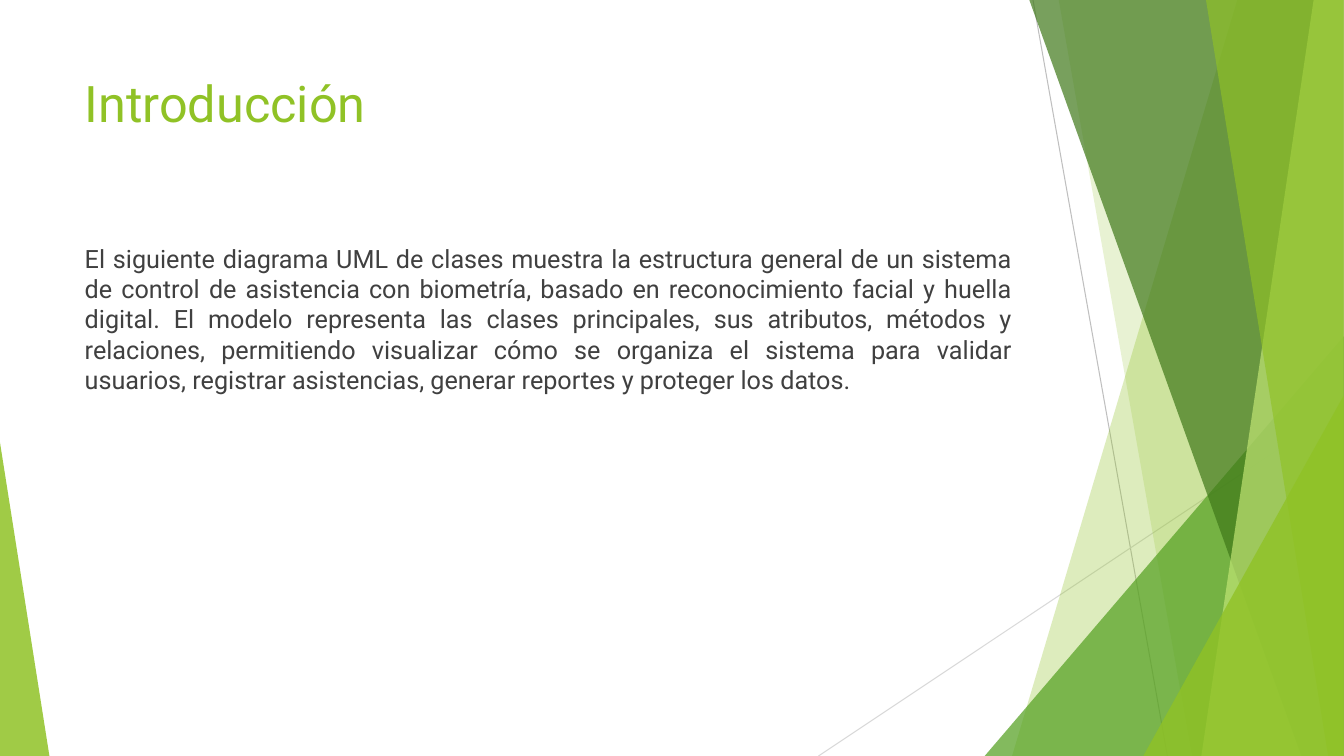
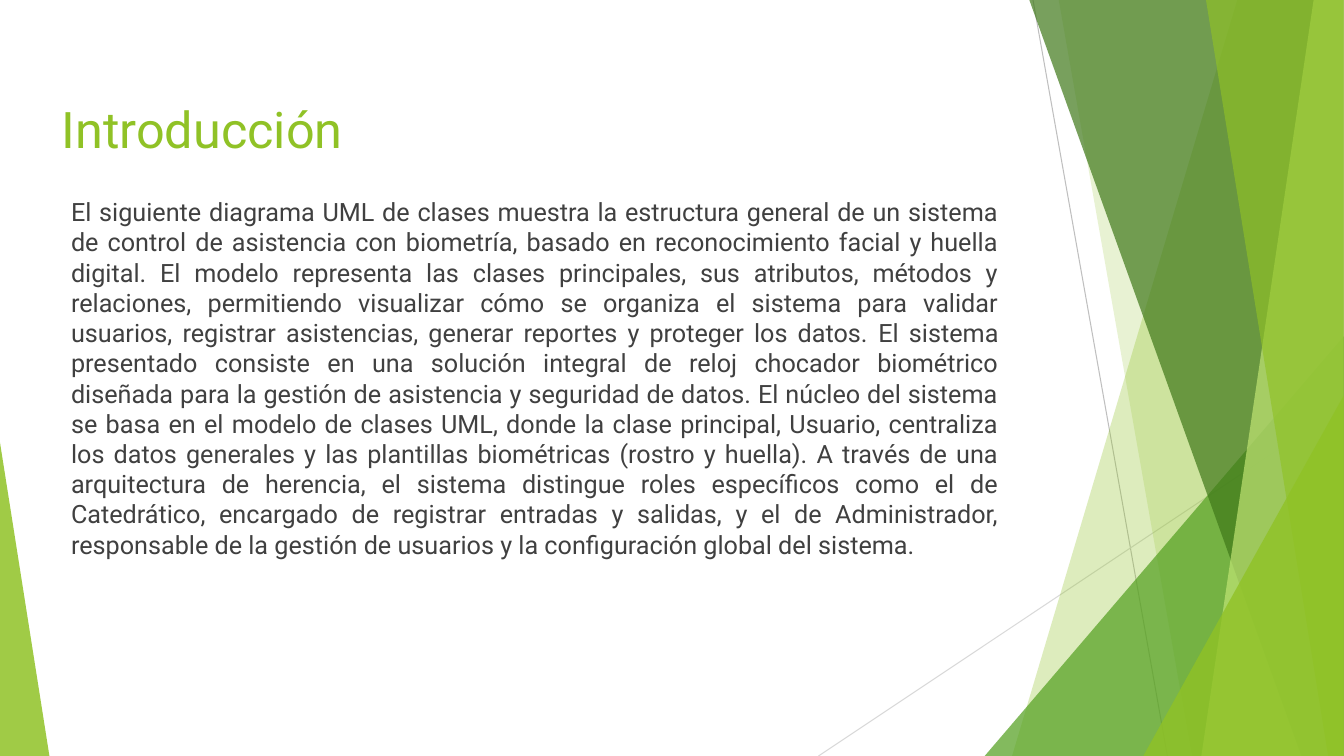
Before and after one commit to Cynthia21Morales/Ingenieria_del_Software_CynthiaJasmineMT, a slide deck: slide 2 of unidad 1/1.3 Ejercicio Diagrama Uml_Cynthia Jasmine Morales Torres.pptx. Drawn at 1344x756 pixels with LibreOffice and Linux fonts; fonts in the diff are those of the drawing. Boxes give left, top, right and bottom in pixels: in the first picture for what was removed or moved away, otherwise in the second. Text is boxed around its words. In the diff, an @@ line names an element or a change of style, - is before the commit and + after.

```diff
--- a/unidad 1/1.3 Ejercicio Diagrama Uml_Cynthia Jasmine Morales Torres.pptx
+++ b/unidad 1/1.3 Ejercicio Diagrama Uml_Cynthia Jasmine Morales Torres.pptx
@@ title "Introducción": place and size @@
-title "Introducción" at <box>85,84,366,123</box>
+title "Introducción" at <box>62,110,343,149</box>
@@ title "Introducción" at <box>62,110,343,149</box>: alignment left to centre @@
@@ text at <box>71,202,998,560</box>: text changed @@
-El siguiente diagrama UML de clases muestra la estructura general de un sistema de control de asistencia con biometría, basado en reconocimiento facial y huella digital. El modelo representa las clases principales, sus atributos, métodos y relaciones, permitiendo visualizar cómo se organiza el sistema para validar usuarios, registrar asistencias, generar reportes y proteger los datos.
+El siguiente diagrama UML de clases muestra la estructura general de un sistema de control de asistencia con biometría, basado en reconocimiento facial y huella digital. El modelo representa las clases principales, sus atributos, métodos y relaciones, permitiendo visualizar cómo se organiza el sistema para validar usuarios, registrar asistencias, generar reportes y proteger los datos. El sistema presentado consiste en una solución integral de reloj chocador biométrico diseñada para la gestión de asistencia y seguridad de datos. El núcleo del sistema se basa en el modelo de clases UML, donde la clase principal, Usuario, centraliza los datos generales y las plantillas biométricas (rostro y huella). A través de una arquitectura de herencia, el sistema distingue roles específicos como el de Catedrático, encargado de registrar entradas y salidas, y el de Administrador, responsable de la gestión de usuarios y la configuración global del sistema.
```
Also in this commit, not shown: 4 other slides changed, 2 slides added, 1 slide removed.
